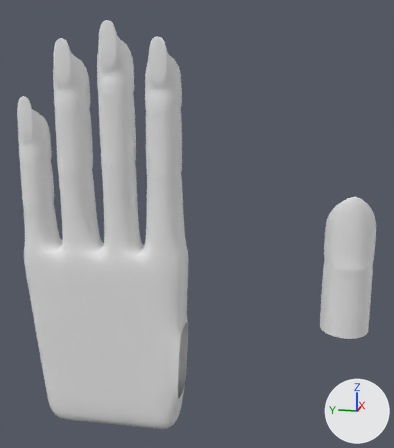
Two versions of the Blender file 20.05.2025_Hand.blend, one commit apart.
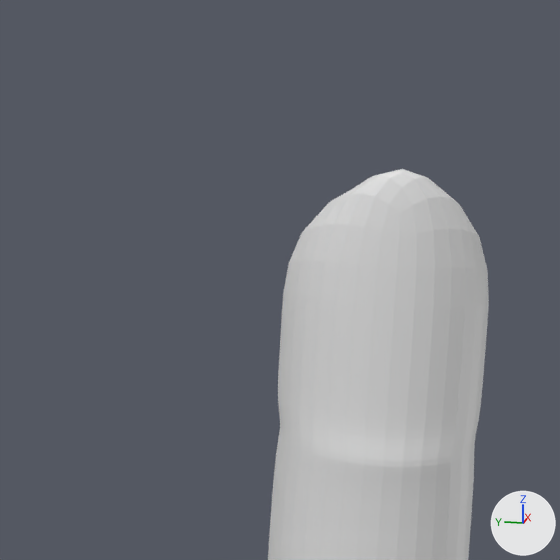
The first picture shows the older version from a 50 mm lens placed at (-6.5, -2.42, 3.01), pointed at (-0.31, -1.18, 1.46). The close-ups show both versions on the part from 65% to 100% of the width and 35% to 66% of the height of that picture. The lights are fixed; the arrows at lower right show +X, +Y and +Z.

Names of what the first close-up shows: 'Hand'.
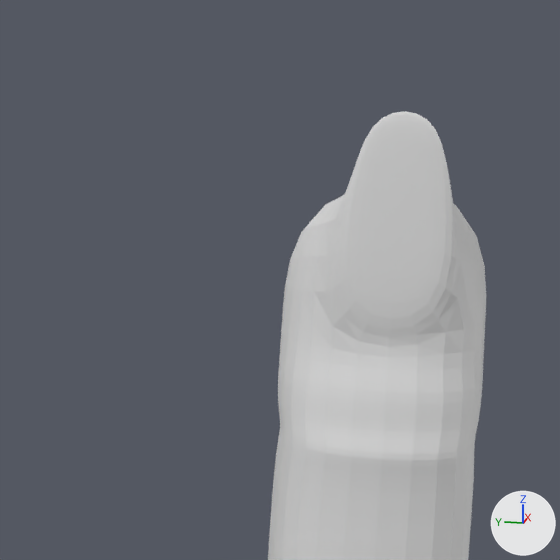
The edits, one by one:
me_mesh_hand is used by ob_hand; location (0.0, 0.0, 0.0).
me_mesh_hand had 398 vertices, 389 faces and spanned x -1.16..0.28, y -3.17..1.24, z -1.55..3.79.
me_mesh_hand now has 399 vertices, 390 faces and spans x -1.09..0.28, y -3.17..1.24, z -1.55..3.79.
Part 1, on me_mesh_hand:
9 vertices are removed from x -1.16..-1.06, y -3.09..-2.71, z 0.52..2.03.
18 faces are deleted.
4 vertices move from x -1.14..-0.87, y -3.17..-2.63, z 1.92..2.03 to x -1.03..-0.86, y -3.17..-2.63, z 1.95..2.16.
10 vertices are added at x -1.05..-1.02, y -3.07..-2.74, z 1.54..2.16.
19 new faces join them.

Changed parts and their boxes (x1, y1, x2, y2) in the close-ups (560 x 560 px; the box of a moved part takes in the faces that stretch with it):
'Hand', reshaped
    before: (268, 169, 489, 560)
    after: (268, 111, 486, 560)
part 1 of me_mesh_hand, moved or reshaped
    before: (281, 169, 489, 468)
    after: (281, 111, 486, 468)
